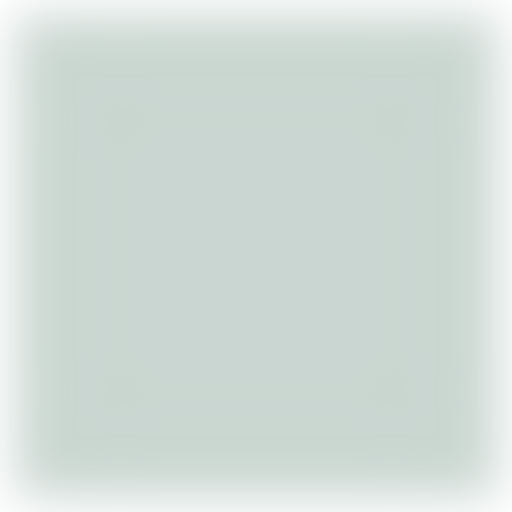
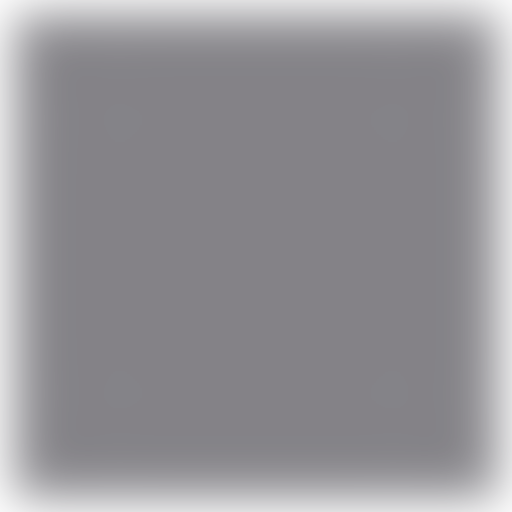
The second 512×512 image is a revision of the first. Changes to its layers:
painted on "图层2" over bbox(0, 0, 512, 512)
